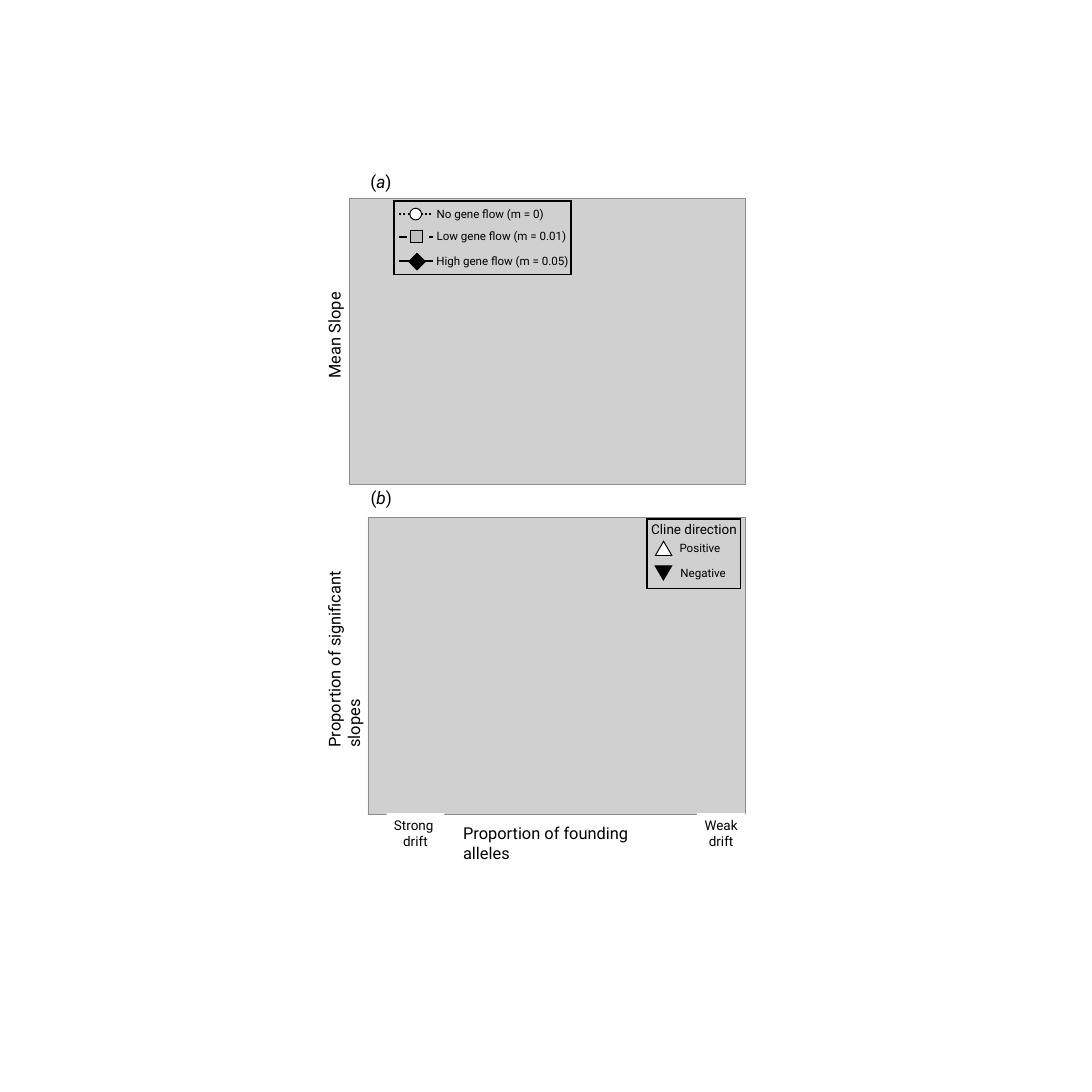
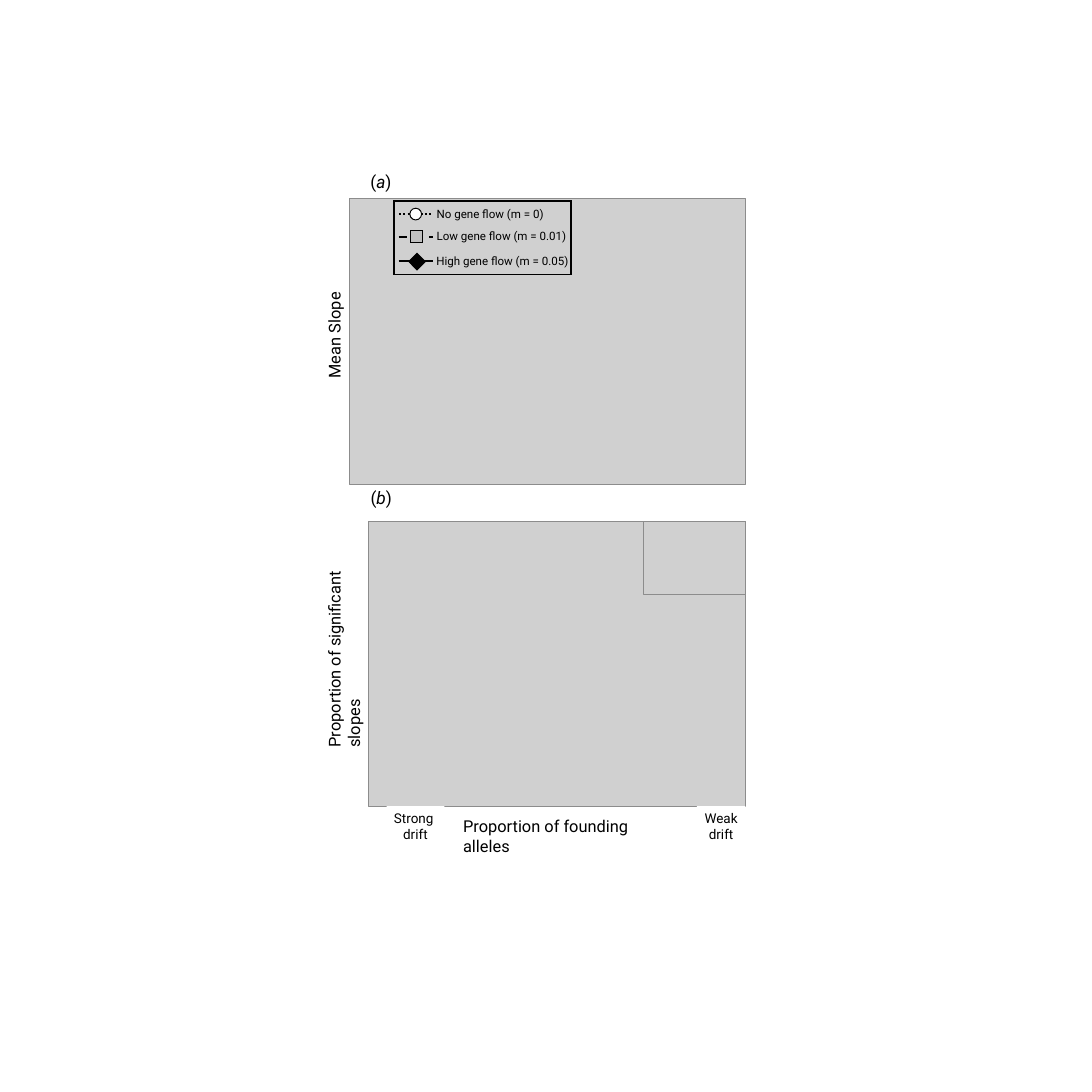
Before and after one commit to James-S-Santangelo/Simulating-Evolutionary-Clines-SEC-, a slide deck: slide 5 of SEC_Writings/SEC_Manuscript-Figures.pptx. Drawn at 1092x1092 pixels with LibreOffice and Linux fonts; fonts in the diff are those of the drawing; grey boxes stand for pictures. Boxes give left, top, right and bottom in pixels: in the first picture for what was removed or moved away, otherwise in the second. Text is boxed around its words. In the diff, an @@ line names an element or a change of style, - is before the commit and + after.

```diff
--- a/SEC_Writings/SEC_Manuscript-Figures.pptx
+++ b/SEC_Writings/SEC_Manuscript-Figures.pptx
@@ picture: place and size @@
-picture at [368, 517, 745, 815]
+picture at [369, 521, 745, 806]
@@ picture added at [643, 521, 745, 595] @@
@@ group removed at [647, 519, 740, 589]: 3 texts, 2 triangles, 1 rectangle @@
-Positive
-Negative
-Cline direction
@@ 2 texts, 1 rectangle: place and size @@
-2 texts, 1 rectangle at [387, 813, 738, 859]
+2 texts, 1 rectangle at [387, 806, 738, 852]
```
Also in this commit, not shown: 4 other slides changed, 3 slides added, 49 other files.
